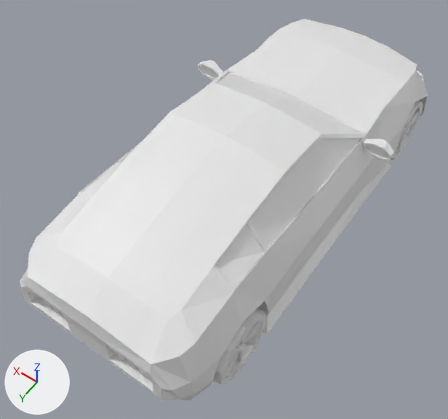
The Blender file Assets/Modles3D/Cars/Car01.blend as it was, and as the next commit left it.
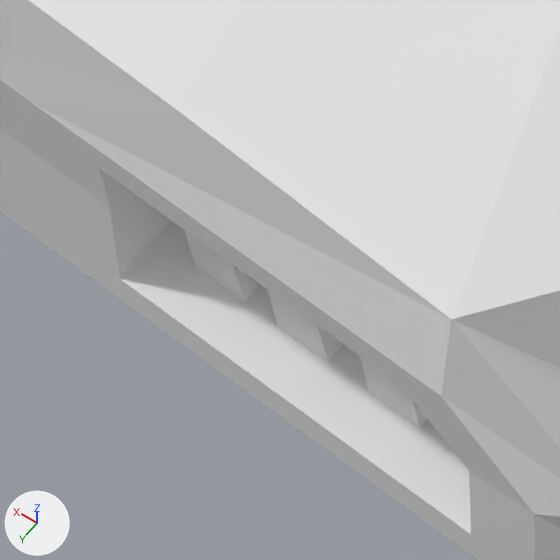
The first picture shows the older version from a 50 mm lens placed at (-1.37, 2.31, 3.34), pointed at (0.01, 0.38, 0.3). The close-ups show both versions on the part from 21% to 37% of the width and 77% to 94% of the height of that picture; other places that the commit changed are outside them. Every picture has the same lights, and +X, +Y and +Z are marked at lower left.

Script lines for the objects in view, before the commit:
```python
me_cube_001 = bpy.data.meshes.new('Cube.001')
me_cube_001.from_pydata(...)  # 496 vertices, 477 faces; spans x -0.71..0.71, y -1.38..1.58, z 0.08..0.96
me_cube_001.materials.append(mat_material_001)  # its picture is missing
ob_carbasic = bpy.data.objects.new('CarBasic', me_cube_001)
ob_carbasic.location = (0.0, 0.0, 0.0)
```
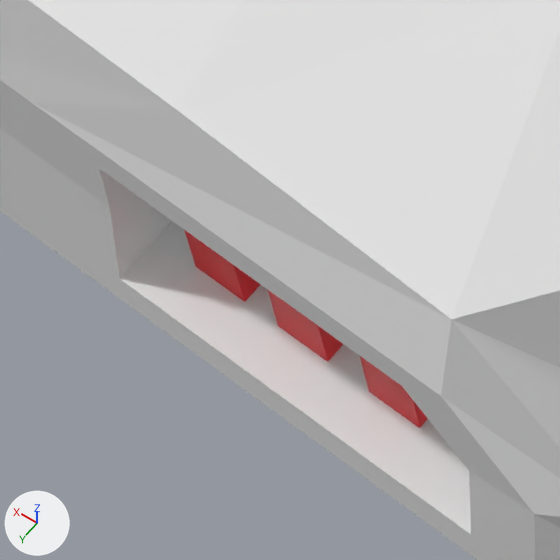
Pixel boxes (x1, y1, x2, y2) of what changed, in the close-ups (560 x 560 px):
part 1 of me_cube_001, recoloured (white to red)
    both: (184, 230, 428, 428)

The change, as a diff of the scene's bpy script:
```diff
--- a/Assets/Modles3D/Cars/Car01.blend.py
+++ b/Assets/Modles3D/Cars/Car01.blend.py
@@ mat_scheinwerfer @@
+mat_scheinwerfer = principled_material('Scheinwerfer')
+mat_scheinwerfer.base_color = (0.8, 0.8, 0.8)  # white #e7e7e7
@@ mat_ruecklicht @@
+mat_ruecklicht = principled_material('Ruecklicht')
+mat_ruecklicht.base_color = (0.8, 0.0, 0.00802)  # red #e70016
@@ me_cube_001 @@
 me_cube_001.from_pydata(...)  # 496 vertices, 477 faces; spans x -0.71..0.71, y -1.38..1.58, z 0.08..0.96
 # used by ob_carbasic; location = (0.0, 0.0, 0.0)
+# me_cube_001 part 1: all 18 faces centred in x -0.35..0.35, y 1.41..1.54, z 0.5..0.51 switch from mat_material_001 (its picture is missing) to mat_ruecklicht (red #e70016)
+me_cube_001.materials.append(mat_scheinwerfer)  # white #e7e7e7
```
